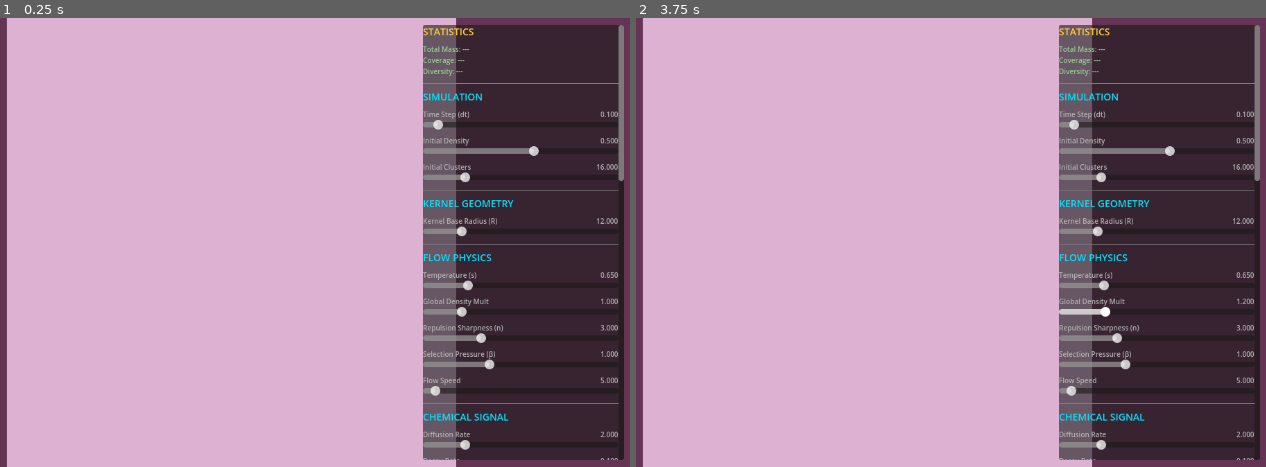
Above: before the commit, frames 1-2 (left to right).
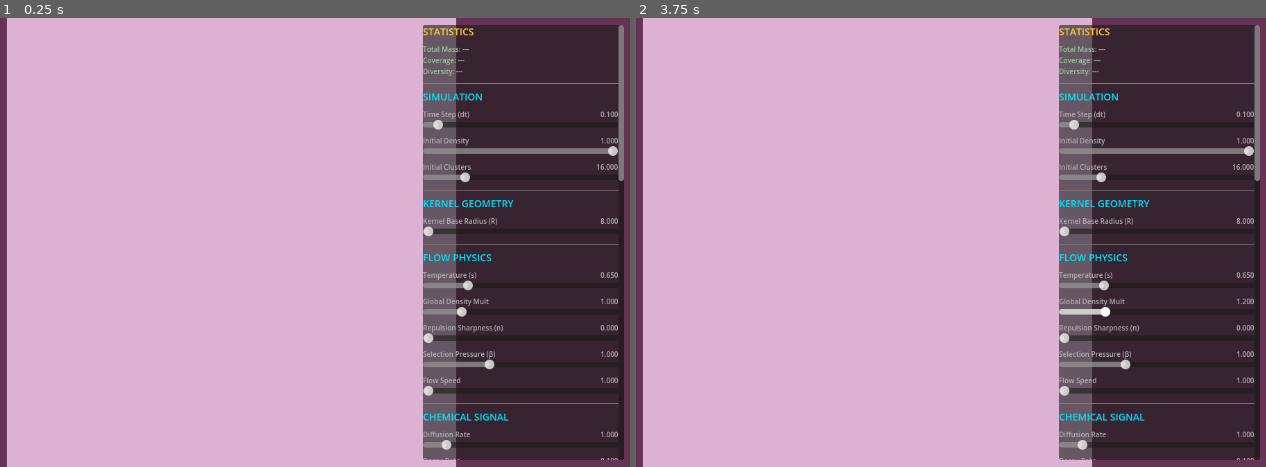
Above: after the commit, the same moments.

Repository: pvtrcorps/L_0001
Game: Godot game, scene res://simulation/Main.tscn
Same seed, same stepped clock (60 frames per second), same inputs: the game is played once before the commit and once after it.
Inputs (mouse positions are in pixels of both pictures, inside the frame that each line leads up to):
- Up to frame 1 (0.25 s): no input
- Up to frame 2 (3.75 s): tap Enter at 0.5, 2, 3.5 s; move the mouse to (1045, 220) at 0.52 s; click (1045, 220) at 0.67 s; tap Space at 1.25, 2.75 s; drag from (705, 264) to (825, 332) at 1.27 s; move the mouse to (944, 143) at 2.02 s; click (944, 143) at 2.17 s; drag from (825, 332) to (outside the picture) at 2.77 s; move the mouse to (1108, 309) at 3.52 s; click (1108, 309) at 3.67 s

The runs differ from the first frame. In frame 1, 0.6% of the frame differs, in the area x 67-99%, y 26-97%; in frame 2, 0.6%.
Error before the commit: Cannot call method 'compute_list_begin' on a null value. (res://simulation/LeniaSimulation.gd:368)
Error after the commit: Cannot call method 'compute_list_begin' on a null value. (res://simulation/LeniaSimulation.gd:376)

Commit message:
more cleanup

Diff:
--- a/simulation/LeniaSimulation.gd
+++ b/simulation/LeniaSimulation.gd
@@ -5,6 +5,8 @@
 signal species_hovered(info) # New signal
 # SpeciesTracker is a global class
 var tracker = SpeciesTracker.new()
+var camera: SimulationCamera
+
 
 
 # === GLOBAL SIMULATION PARAMETERS ===
@@ -14,32 +16,32 @@
 	"dt": 0.1,
 	"seed": 0.0,
 	# Kernel shape (global - creates pattern types)
-	"R": 12.0,           # Kernel radius in pixels
+	"R": 8.0,           # Kernel radius in pixels
 
 	# Initialization
 	"init_clusters": 16.0,
-	"init_density": 0.5,   # Higher density for better start
+	"init_density": 1.0,   # Higher density for better start
 
 	# Advanced Physics (Flow Lenia style)
 	"temperature": 0.65,   # Advection diffusion (s). Paper default: 0.65
 	"identity_thr": 0.2,   # Difference to be considered enemy (used in localized kernel if implemented)
 	"colonize_thr": 0.15,  # Mass needed to resist invasion
 	"theta_A": 1.0,        # Global Density Multiplier
-	"alpha_n": 3.0,        # Repulsion Sharpness
+	"alpha_n": 0.0,        # Repulsion Sharpness
 
 	# Signal Layer
-	"signal_diff": 2.0,    # Diffusion Rate
+	"signal_diff": 1.0,    # Diffusion Rate
 	"signal_decay": 0.1,   # Decay Rate
-	"signal_advect": 0.2,  # Signal advection weight [0-1] (how much signals follow mass flow)
-	"flow_speed": 5.0,     # Multiplier for advection force (decopuled from dt)
+	"signal_advect": 1.0,  # Signal advection weight [0-1] (how much signals follow mass flow)
+	"flow_speed": 1.0,     # Multiplier for advection force (decopuled from dt)
 
 	"beta_selection": 1.0, # Selection pressure for negotiation rule
 
 	# === GENE RANGES (16 GENES x 2 MIN/MAX) ===
 	# BLOCK A: Physiology (Body)
-	"g_mu_min": 0.12, "g_mu_max": 0.18,      # 1. Growth Target Density
-	"g_sigma_min": 0.02, "g_sigma_max": 0.06,# 2. Growth Stability
-	"g_radius_min": 0.5, "g_radius_max": 1.0,# 3. Size (Scale)
+	"g_mu_min": 0.0, "g_mu_max": 1.0,      # 1. Growth Target Density
+	"g_sigma_min": 0.0, "g_sigma_max": 1.0,# 2. Growth Stability
+	"g_radius_min": 0.0, "g_radius_max": 1.0,# 3. Size (Scale)
 	"g_viscosity_min": 0.0, "g_viscosity_max": 1.0, # 4. Viscosity (Mass/Inertia)
 
 	# BLOCK B: Morphology (Shape)
@@ -116,12 +118,12 @@
 var last_analysis_bytes: PackedByteArray
 var last_species_list = []
 
-# Camera state
-var camera_pos := Vector2(0.0, 0.0)
-var camera_zoom := 1.0
-var is_dragging := false
-var is_inspecting := false # New: Track right-click state
-var last_mouse_pos := Vector2()
+# Camera state delegated to SimulationCamera
+# var camera_pos := Vector2(0.0, 0.0)
+# var camera_zoom := 1.0
+# var is_dragging := false
+# var is_inspecting := false # New: Track right-click state
+# var last_mouse_pos := Vector2()
 
 @export var display_material: ShaderMaterial
 
@@ -140,6 +142,12 @@
 	# Run Init once
 	_dispatch_init()
 	initialized = true
+
+	# Setup Camera
+	camera = SimulationCamera.new()
+	add_child(camera)
+	camera.inspect_requested.connect(_on_camera_inspect)
+
 	print("Parametric Lenia with Signaling initialized.")
 
 func _process(_delta):
@@ -205,8 +213,8 @@
 		if texture_rd_genome_ext.texture_rd_rid != current_genome_ext:
 			texture_rd_genome_ext.texture_rd_rid = current_genome_ext
 
-		display_material.set_shader_parameter("camera_pos", camera_pos)
-		display_material.set_shader_parameter("camera_zoom", camera_zoom)
+		display_material.set_shader_parameter("camera_pos", camera.camera_pos)
+		display_material.set_shader_parameter("camera_zoom", camera.camera_zoom)
 		display_material.set_shader_parameter("tex_genome_ext", texture_rd_genome_ext)
 
 func _update_ubo():
@@ -732,10 +740,7 @@
 	u_new_state.binding = 5
 	u_new_state.add_id(dst_state)
 
-	var u_new_genome = RDUniform.new()
-	u_new_genome.uniform_type = RenderingDevice.UNIFORM_TYPE_IMAGE
-	u_new_genome.binding = 6
-	u_new_genome.add_id(dst_genome)
+	# u_new_genome binding 6 removed (unused in shader)
 
 	var u_sig = RDUniform.new()
 	u_sig.uniform_type = RenderingDevice.UNIFORM_TYPE_SAMPLER_WITH_TEXTURE
@@ -754,7 +759,7 @@
 	u_genome_ext.add_id(sampler_nearest)
 	u_genome_ext.add_id(src_genome_ext)
 
-	return rd.uniform_set_create([u_ubo, u_state, u_genome, u_pot, u_mass, u_new_state, u_new_genome, u_sig, u_winner, u_genome_ext], shader_flow_conservative, 0)
+	return rd.uniform_set_create([u_ubo, u_state, u_genome, u_pot, u_mass, u_new_state, u_sig, u_winner, u_genome_ext], shader_flow_conservative, 0)
 
 
 func _create_set_normalize(src_mass: RID, src_pot: RID, old_state: RID, dst_state: RID, dst_sig: RID, src_winner: RID, dst_genome: RID, old_genome: RID, src_genome_ext: RID, dst_genome_ext: RID) -> RID:
@@ -905,52 +910,19 @@
 	info["name"] = dummy_species.name
 	return info
 
-# === INPUT HANDLING ===
-
-func _input(event):
-	if event is InputEventMouseButton:
-		if event.button_index == MOUSE_BUTTON_MIDDLE:
-			is_dragging = event.pressed
-			last_mouse_pos = event.position
-		elif event.button_index == MOUSE_BUTTON_WHEEL_UP:
-			camera_zoom = min(camera_zoom * 1.1, 20.0)
-		elif event.button_index == MOUSE_BUTTON_WHEEL_DOWN:
-			camera_zoom = max(camera_zoom * 0.9, 0.1)
-		elif event.button_index == MOUSE_BUTTON_RIGHT:
-			is_inspecting = event.pressed
-			if not is_inspecting:
-				# Clear highlight/tooltip when released
-				set_highlight_genes({}, false)
-				emit_signal("species_hovered", {})
-
-	elif event is InputEventMouseMotion:
-		if is_dragging:
-			var viewport_size = get_viewport().get_visible_rect().size
-			var delta = (event.position - last_mouse_pos) / viewport_size.y
-			camera_pos -= delta / camera_zoom
-			last_mouse_pos = event.position
-		elif is_inspecting:
-			# Hover Logic (Only if right-clicking)
-			var viewport_size = get_viewport().get_visible_rect().size
-			var aspect = viewport_size.x / viewport_size.y
-			var uv = event.position / viewport_size
-
-			# Match Shader Transform: Screen -> Texture
-			uv -= Vector2(0.5, 0.5)
-
-			if aspect > 1.0:
-				uv.x *= aspect
-			else:
-				uv.y /= aspect
-
-			uv /= camera_zoom
-			uv += camera_pos
-			uv += Vector2(0.5, 0.5)
-
-			var info = get_species_info_at(uv)
-			if info.has("id"):
-				set_highlight_genes(info, true)
-				emit_signal("species_hovered", info)
-			else:
-				set_highlight_genes({}, false)
-				emit_signal("species_hovered", {})
+# === CAMERA CALLBACKS ===
+
+func _on_camera_inspect(uv: Vector2, active: bool):
+	if active:
+		var info = get_species_info_at(uv)
+		if info.has("id"):
+			set_highlight_genes(info, true)
+			emit_signal("species_hovered", info)
+		else:
+			set_highlight_genes({}, false)
+			emit_signal("species_hovered", {})
+	else:
+		set_highlight_genes({}, false)
+		emit_signal("species_hovered", {})
+
+# Input handling moved to SimulationCamera.gd
--- a/simulation/Main.tscn
+++ b/simulation/Main.tscn
@@ -8,6 +8,8 @@
 shader = ExtResource("1_shader")
 shader_parameter/camera_pos = Vector2(0, 0)
 shader_parameter/camera_zoom = 1.0
+shader_parameter/u_show_select = false
+shader_parameter/u_select_vector = Vector4(0, 0, 0, 0)
 
 [node name="Main" type="Node"]
 script = ExtResource("3_main")
--- /dev/null
+++ b/simulation/SimulationCamera.gd
@@ -0,0 +1,69 @@
+class_name SimulationCamera
+extends Node
+
+# Signals
+signal camera_updated(pos: Vector2, zoom: float)
+signal inspect_requested(uv: Vector2, active: bool)
+
+# State
+var camera_pos := Vector2(0.0, 0.0)
+var camera_zoom := 1.0
+var is_dragging := false
+var is_inspecting := false
+var last_mouse_pos := Vector2()
+
+# Configuration
+var zoom_speed := 1.1
+var min_zoom := 0.1
+var max_zoom := 20.0
+
+func _input(event):
+	var viewport = get_viewport()
+	if not viewport: return
+	var viewport_rect = viewport.get_visible_rect()
+	var viewport_size = viewport_rect.size
+
+	if event is InputEventMouseButton:
+		if event.button_index == MOUSE_BUTTON_MIDDLE:
+			is_dragging = event.pressed
+			last_mouse_pos = event.position
+		elif event.button_index == MOUSE_BUTTON_WHEEL_UP:
+			camera_zoom = min(camera_zoom * zoom_speed, max_zoom)
+			emit_signal("camera_updated", camera_pos, camera_zoom)
+		elif event.button_index == MOUSE_BUTTON_WHEEL_DOWN:
+			camera_zoom = max(camera_zoom / zoom_speed, min_zoom)
+			emit_signal("camera_updated", camera_pos, camera_zoom)
+		elif event.button_index == MOUSE_BUTTON_RIGHT:
+			is_inspecting = event.pressed
+			if is_inspecting:
+				# Trigger initial inspect
+				_handle_inspect_input(event.position, viewport_size)
+			else:
+				emit_signal("inspect_requested", Vector2(), false)
+
+	elif event is InputEventMouseMotion:
+		if is_dragging:
+			var delta = (event.position - last_mouse_pos) / viewport_size.y
+			camera_pos -= delta / camera_zoom
+			last_mouse_pos = event.position
+			emit_signal("camera_updated", camera_pos, camera_zoom)
+		elif is_inspecting:
+			_handle_inspect_input(event.position, viewport_size)
+
+func _handle_inspect_input(screen_pos: Vector2, viewport_size: Vector2):
+	var aspect = viewport_size.x / viewport_size.y
+	var uv = screen_pos / viewport_size
+
+	# Match Shader Transform: Screen -> Texture
+	uv -= Vector2(0.5, 0.5)
+
+	if aspect > 1.0:
+		uv.x *= aspect
+	else:
+		uv.y /= aspect
+
+	uv /= camera_zoom
+	uv += camera_pos
+	uv += Vector2(0.5, 0.5)
+
+	emit_signal("inspect_requested", uv, true)
--- a/simulation/SpeciesTracker.gd
+++ b/simulation/SpeciesTracker.gd
@@ -6,6 +6,24 @@
 const CELL_FLOATS = 18 # Mass (1) + Genes (16) + Padding (1) = 18
 const MASS_THRESHOLD = 0.05
 const GENE_SIMILARITY_THRESHOLD = 0.25 # Slightly looser for high-D space
+
+# Gene Indices
+const G_MU = 0
+const G_SIGMA = 1
+const G_RADIUS = 2
+const G_VISCOSITY = 3
+const G_SHAPE_A = 4
+const G_SHAPE_B = 5
+const G_SHAPE_C = 6
+const G_GROWTH = 7
+const G_AFFINITY = 8
+const G_REPULSION = 9
+const G_DENSITY_TOL = 10
+const G_MOBILITY = 11
+const G_SECRETION = 12
+const G_SENSITIVITY = 13
+const G_EMIT_HUE = 14
+const G_DETECT_HUE = 15
 
 class Species:
 	var id: int
@@ -32,25 +50,25 @@
 		area += 1
 		mass += m
 
-		genes_sum["mu"] += sample_genes[0]
-		genes_sum["sigma"] += sample_genes[1]
-		genes_sum["radius"] += sample_genes[2]
-		genes_sum["viscosity"] += sample_genes[3]
-
-		genes_sum["shape_a"] += sample_genes[4]
-		genes_sum["shape_b"] += sample_genes[5]
-		genes_sum["shape_c"] += sample_genes[6]
-		genes_sum["growth_rate"] += sample_genes[7]
-
-		genes_sum["affinity"] += sample_genes[8]
-		genes_sum["repulsion"] += sample_genes[9]
-		genes_sum["density_tol"] += sample_genes[10]
-		genes_sum["mobility"] += sample_genes[11]
-
-		genes_sum["secretion"] += sample_genes[12]
-		genes_sum["sensitivity"] += sample_genes[13]
-		genes_sum["emission_hue"] += sample_genes[14]
-		genes_sum["detection_hue"] += sample_genes[15]
+		genes_sum["mu"] += sample_genes[G_MU]
+		genes_sum["sigma"] += sample_genes[G_SIGMA]
+		genes_sum["radius"] += sample_genes[G_RADIUS]
+		genes_sum["viscosity"] += sample_genes[G_VISCOSITY]
+
+		genes_sum["shape_a"] += sample_genes[G_SHAPE_A]
+		genes_sum["shape_b"] += sample_genes[G_SHAPE_B]
+		genes_sum["shape_c"] += sample_genes[G_SHAPE_C]
+		genes_sum["growth_rate"] += sample_genes[G_GROWTH]
+
+		genes_sum["affinity"] += sample_genes[G_AFFINITY]
+		genes_sum["repulsion"] += sample_genes[G_REPULSION]
+		genes_sum["density_tol"] += sample_genes[G_DENSITY_TOL]
+		genes_sum["mobility"] += sample_genes[G_MOBILITY]
+
+		genes_sum["secretion"] += sample_genes[G_SECRETION]
+		genes_sum["sensitivity"] += sample_genes[G_SENSITIVITY]
+		genes_sum["emission_hue"] += sample_genes[G_EMIT_HUE]
+		genes_sum["detection_hue"] += sample_genes[G_DETECT_HUE]
 
 	func finalize():
 		if area == 0: return
@@ -104,18 +122,18 @@
 static func get_fast_dist(g1: PackedFloat32Array, g2: PackedFloat32Array) -> float:
 	var d = 0.0
 	# Physiology (High weight)
-	d += abs(g1[0] - g2[0]) * 2.0 # mu
-	d += abs(g1[1] - g2[1]) * 1.5 # sigma
-	d += abs(g1[2] - g2[2]) * 1.0 # radius
-	d += abs(g1[3] - g2[3]) * 0.5 # viscosity
-	d += abs(g1[4] - g2[4]) * 0.8 # shape_a
-	d += abs(g1[8] - g2[8]) * 0.5 # affinity
-	d += abs(g1[11] - g2[11]) * 1.0 # mobility
+	d += abs(g1[G_MU] - g2[G_MU]) * 2.0 # mu
+	d += abs(g1[G_SIGMA] - g2[G_SIGMA]) * 1.5 # sigma
+	d += abs(g1[G_RADIUS] - g2[G_RADIUS]) * 1.0 # radius
+	d += abs(g1[G_VISCOSITY] - g2[G_VISCOSITY]) * 0.5 # viscosity
+	d += abs(g1[G_SHAPE_A] - g2[G_SHAPE_A]) * 0.8 # shape_a
+	d += abs(g1[G_AFFINITY] - g2[G_AFFINITY]) * 0.5 # affinity
+	d += abs(g1[G_MOBILITY] - g2[G_MOBILITY]) * 1.0 # mobility
 
 	# Emission Hue (Critical for speciation)
 	# Handle circular distance for hue? [0,1]
 	# Simple diff for now
-	var hue_diff = abs(g1[14] - g2[14])
+	var hue_diff = abs(g1[G_EMIT_HUE] - g2[G_EMIT_HUE])
 	if hue_diff > 0.5: hue_diff = 1.0 - hue_diff
 	d += hue_diff * 2.0
 
Not shown, added: simulation/SimulationCamera.gd.uid
Not shown, changed: simulation/shaders/compute_flow_conservative.glsl
